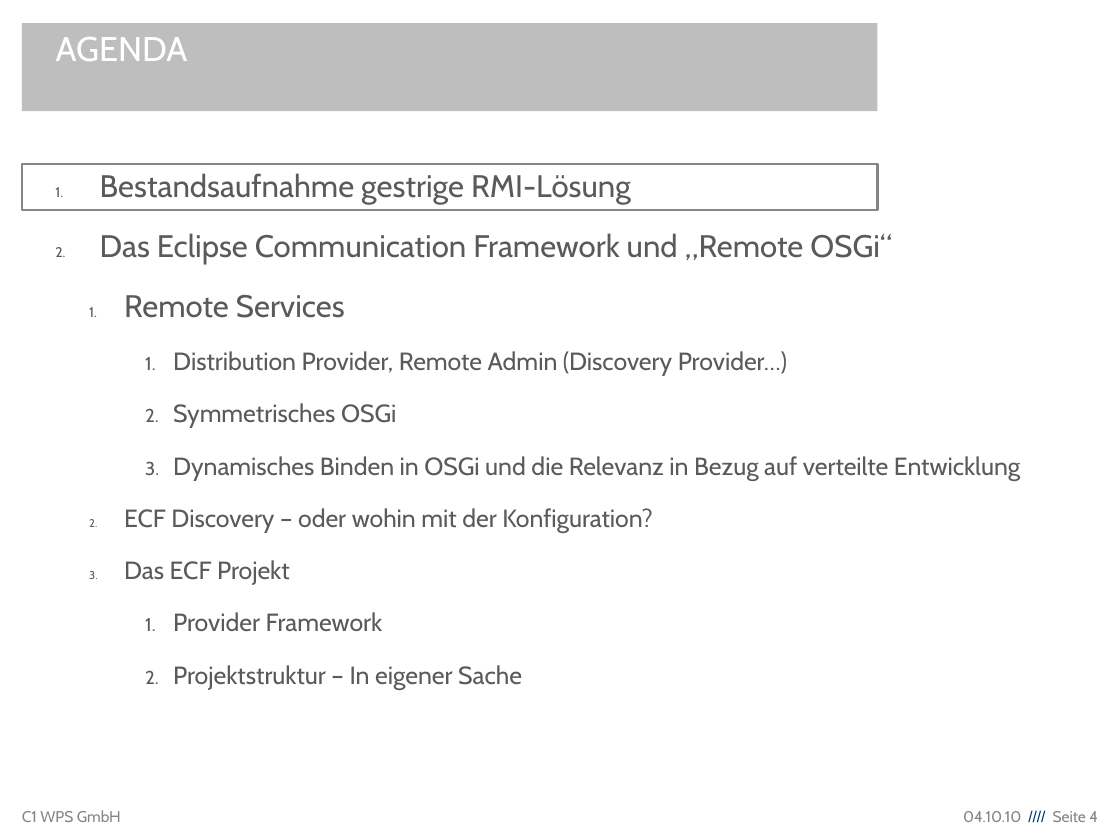
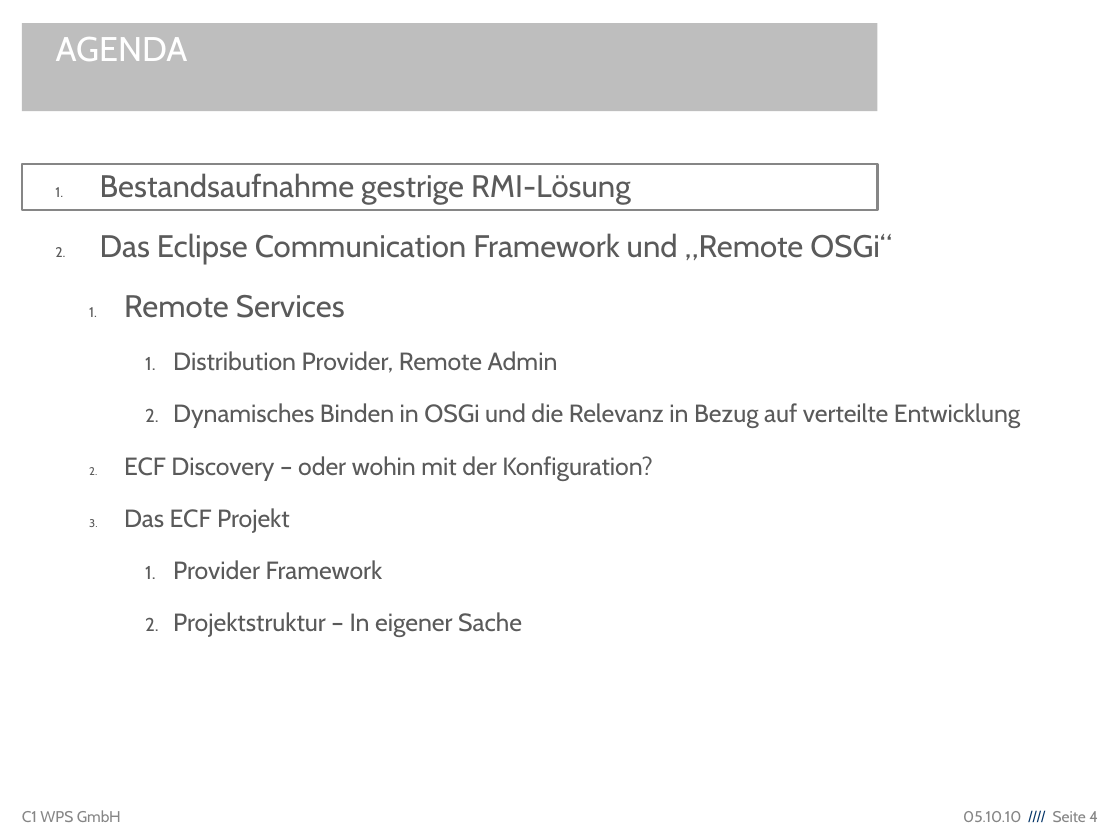
Before and after one commit to lemmy/org.eclipse.ecf.winterschool, a slide deck: slide 4 of org.eclipse.ecf.winterschool/EclipseCommunicationFramework.odp. Drawn at 1120x840 pixels with LibreOffice and Linux fonts; fonts in the diff are those of the drawing; background and template pictures are left out. Boxes give left, top, right and bottom in pixels: in the first picture for what was removed or moved away, otherwise in the second. Text is boxed around its words. In the diff, an @@ line names an element or a change of style, - is before the commit and + after.

```diff
--- a/org.eclipse.ecf.winterschool/EclipseCommunicationFramework.odp
+++ b/org.eclipse.ecf.winterschool/EclipseCommunicationFramework.odp
@@ text at [173,351,558,373]: text changed @@
-    1. Distribution Provider, Remote Admin (Discovery Provider…)
-    2. Symmetrisches OSGi
+    1. Distribution Provider, Remote Admin
@@ text at [963,811,1098,822]: text changed @@
-04.10.10 //// Seite 4
+05.10.10 //// Seite 4
```
Also in this commit, not shown: 22 other slides changed, 8 slides added, 3 slides removed.
